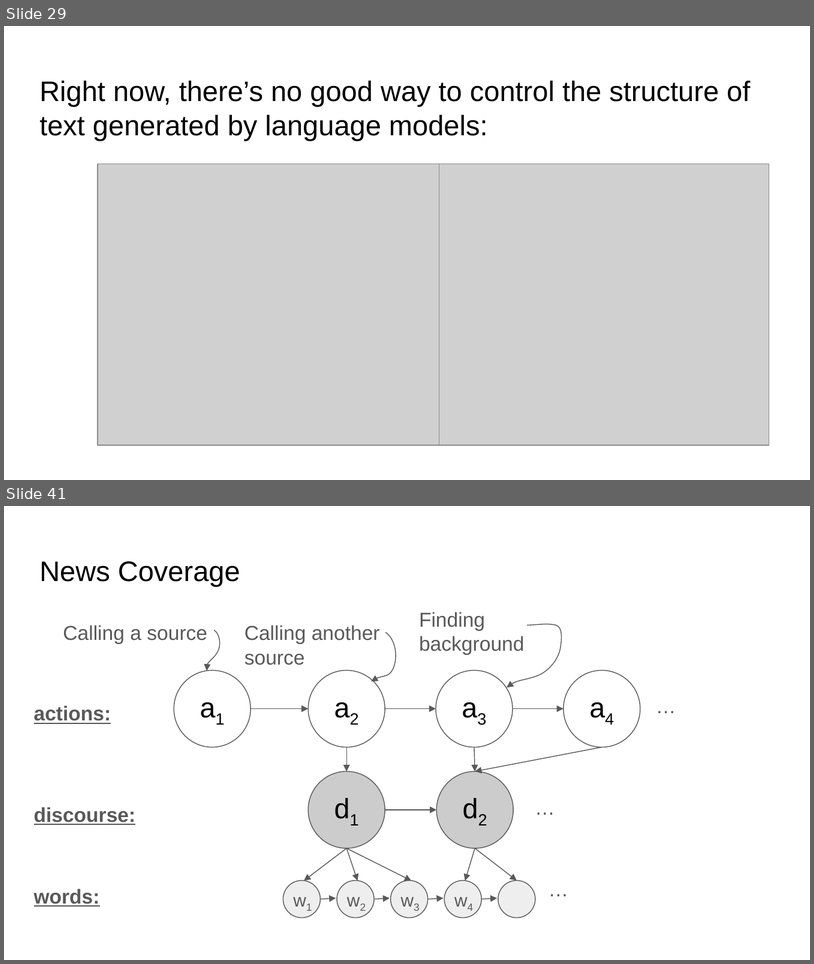
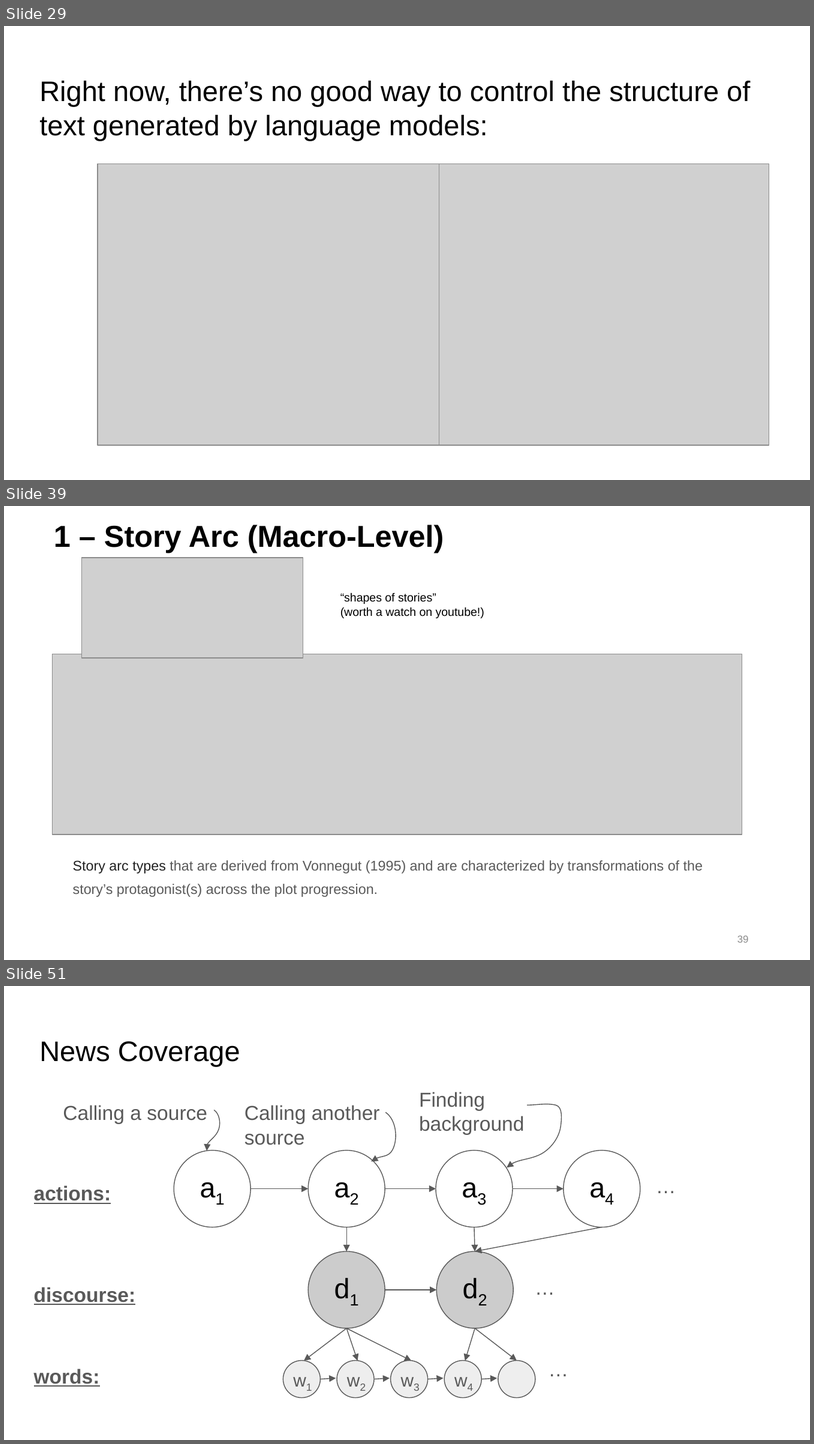
Before and after one commit to jonmay/USC-CS662, a slide deck: assets/files/discourse.pptx. Shown one above the other, each under a label of ours: slides 29 and 41 before the commit, slides 29, 39 and 51 after it; the slides between them are not shown. The pictures are 814x964 and 814x1444 pixels, drawn with LibreOffice and Linux fonts; fonts in the diff are those of the drawing; grey boxes stand for pictures; background and template pictures are left out. Boxes give left, top, right and bottom in pixels: in the first picture for what was removed or moved away, otherwise in the second. Text is boxed around its words. In the diff, an @@ line names an element or a change of style, - is before the commit and + after.

```diff
--- a/assets/files/discourse.pptx
+++ b/assets/files/discourse.pptx
@@ slide 39 added at box(4, 506, 810, 960), background #FFFFFF @@
@@ title added at box(54, 525, 444, 553), 27 pt, text #000000, bold @@
+1 – Story Arc (Macro-Level)
@@ picture added at box(81, 558, 302, 658) @@
@@ text added at box(341, 592, 485, 618), 10.5 pt, text #000000 @@
+“shapes of stories”
+(worth a watch on youtube!)
@@ picture added at box(53, 654, 743, 834) @@
@@ text added at box(73, 860, 703, 897), 12.5 pt, text #595959 @@
+Story arc types that are derived from Vonnegut (1995) and are characterized by transformations of the story’s protagonist(s) across the plot progression.
@@ page number added at box(738, 935, 749, 942), 9 pt, text #8C8C8C @@
+39
@@ what was slide 41 is now slide 51 @@
```
Also in this commit, not shown: 29 slides changed, 10 other slides added, 1 slide removed.
